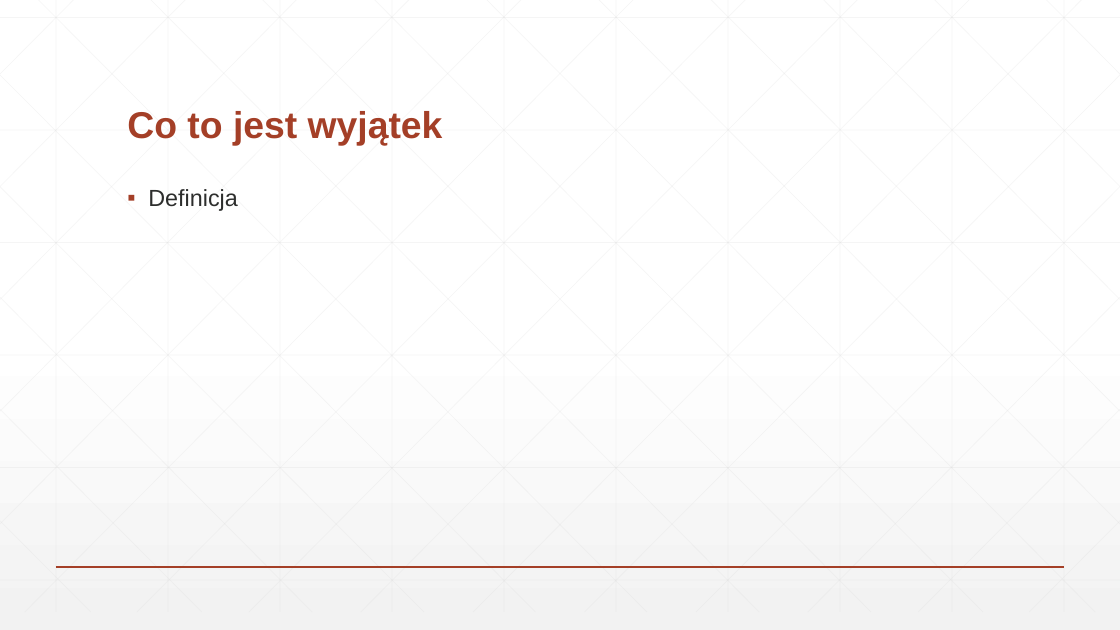
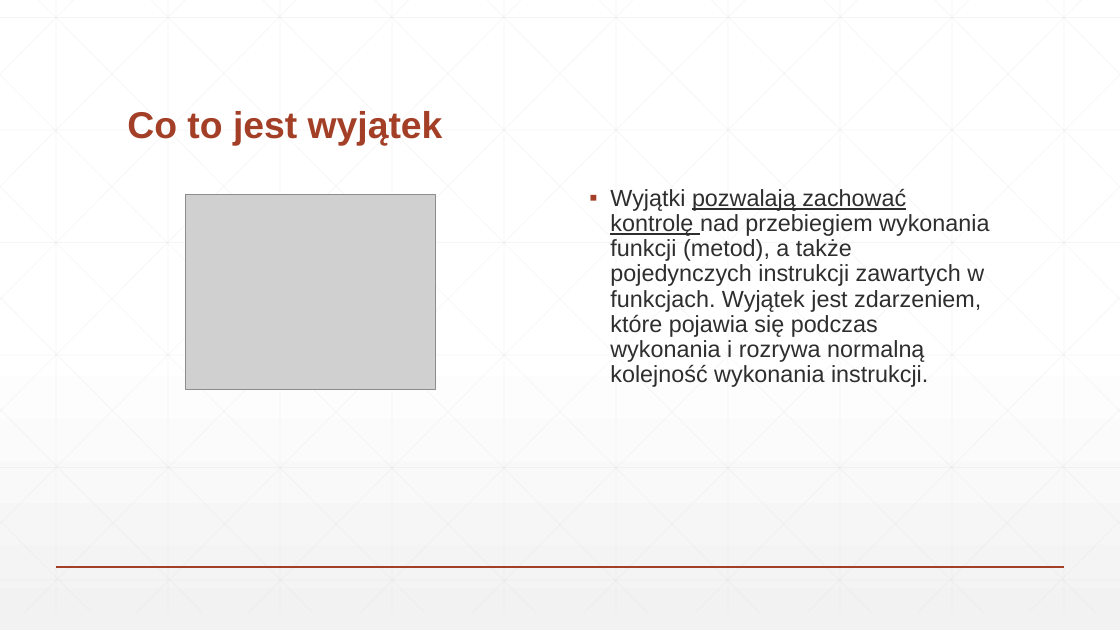
Before and after one commit to markow1997/AdvanceProgrammingTechniques_2223, a slide deck: slide 2 of MarcinKowalski/Wyjątki - prezentacja.pptx. Drawn at 1120x630 pixels with LibreOffice and Linux fonts; fonts in the diff are those of the drawing; grey boxes stand for pictures. Boxes give left, top, right and bottom in pixels: in the first picture for what was removed or moved away, otherwise in the second. Text is boxed around its words. In the diff, an @@ line names an element or a change of style, - is before the commit and + after.

Commit message:
Added a new part of the presentation (#283)
* Delete Wyjątki - prezentacja.pptx

* Added a part of the presentation

```diff
--- a/MarcinKowalski/Wyjątki - prezentacja.pptx
+++ b/MarcinKowalski/Wyjątki - prezentacja.pptx
@@ picture added at (186,194,436,389) @@
@@ text at (610,189,989,387): text changed @@
-▪ Definicja
+▪ Wyjątki pozwalają zachować kontrolę nad przebiegiem wykonania funkcji (metod), a także pojedynczych instrukcji zawartych w funkcjach. Wyjątek jest zdarzeniem, które pojawia się podczas wykonania i rozrywa normalną kolejność wykonania instrukcji.
```
Also in this commit, not shown: 1 other slide changed.
